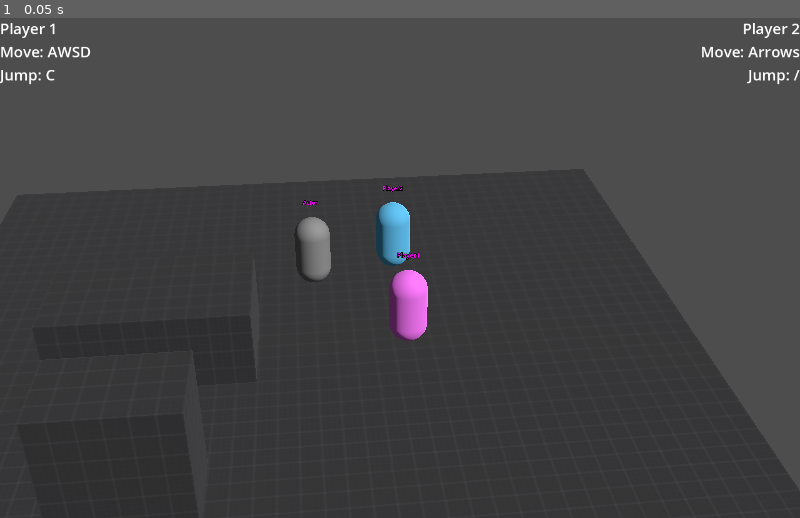
Above: before the commit, frame 1.
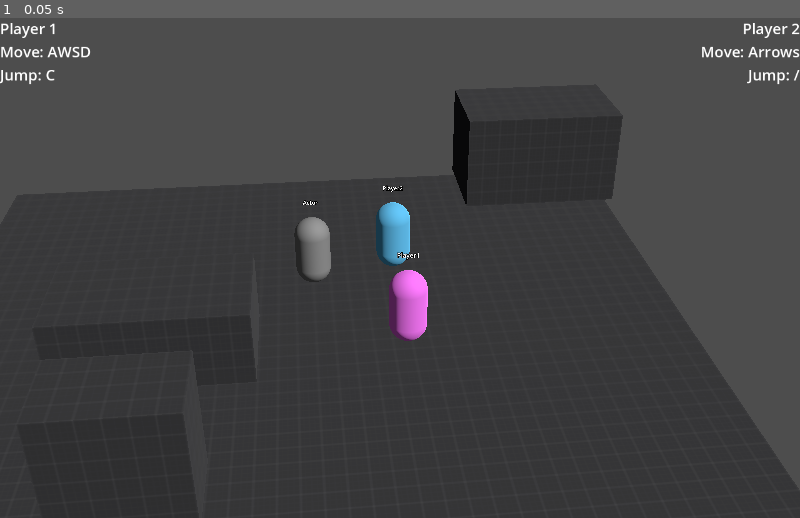
Above: after the commit, the same moment.

Repository: marconvcm/karma-kittens
Game: Godot game, scene res://levels/level.tscn
Same seed, same stepped clock (60 frames per second), same inputs: the game is played once before the commit and once after it.
Inputs:
- Up to frame 1 (0.05 s): no input

The runs differ from the first frame. In frame 1, 2.5% of the frame differs, in the area x 37-78%, y 14-49%.

Commit message:
Add new block

Diff:
--- a/levels/level.tscn
+++ b/levels/level.tscn
@@ -73,6 +73,12 @@
 mesh = SubResource("BoxMesh_5mrsh")
 material = SubResource("StandardMaterial3D_5mrsh")
 
+[node name="Box3" type="CSGMesh3D" parent="Floor"]
+transform = Transform3D(1, 0, 0, 0, 1, 0, 0, 0, 1, -7.67409, 0.482067, 8.72013)
+use_collision = true
+mesh = SubResource("BoxMesh_5mrsh")
+material = SubResource("StandardMaterial3D_5mrsh")
+
 [node name="Box2" type="CSGMesh3D" parent="Floor"]
 transform = Transform3D(1, 0, 0, 0, 1, 0, 0, 0, 1, 4.05276, -0.650642, -5.26282)
 use_collision = true
--- a/objects/actor.tscn
+++ b/objects/actor.tscn
@@ -23,5 +23,4 @@
 [node name="Label" type="Label3D" parent="."]
 transform = Transform3D(1, 0, 0, 0, 1, 0, 0, 0, 1, 0, 1.51615, 0)
 billboard = 1
-modulate = Color(1, 0, 1, 1)
 text = "LABEL"
